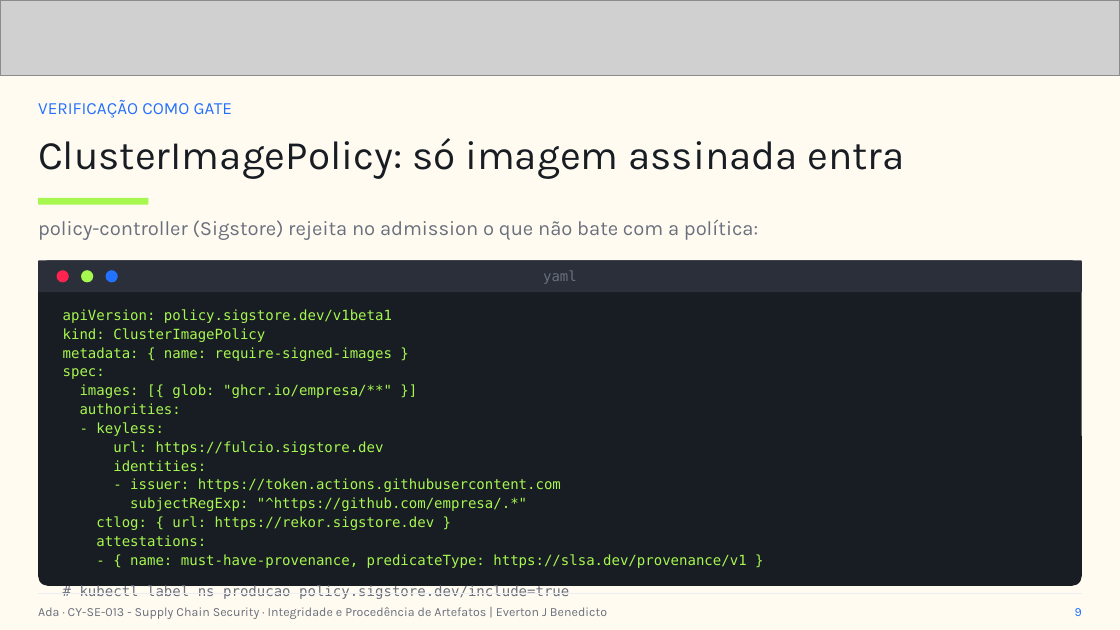
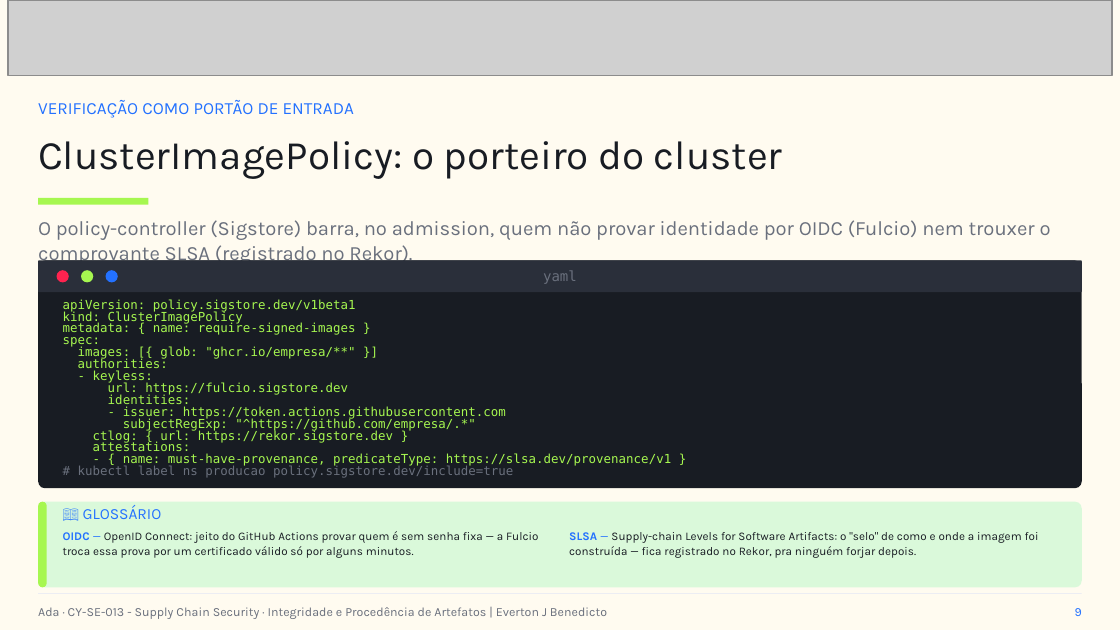
Before and after one commit to everton-dev/AdaTech.Aulas, a slide deck: slide 13 of CY-SE-013 - Supply Chain Security/slides/Aula_07_Integridade_e_Procedencia_de_Artefatos.pptx (slide 9 before the commit). Drawn at 1120x630 pixels with LibreOffice and Linux fonts; fonts in the diff are those of the drawing; grey boxes stand for pictures. Boxes give left, top, right and bottom in pixels: in the first picture for what was removed or moved away, otherwise in the second. Text is boxed around its words. In the diff, an @@ line names an element or a change of style, - is before the commit and + after.

```diff
--- a/CY-SE-013 - Supply Chain Security/slides/Aula_07_Integridade_e_Procedencia_de_Artefatos.pptx
+++ b/CY-SE-013 - Supply Chain Security/slides/Aula_07_Integridade_e_Procedencia_de_Artefatos.pptx
@@ picture: place and size @@
-picture at (0, 0, 1120, 75)
+picture at (8, 0, 1112, 75)
@@ text at (38, 100, 354, 118): text changed @@
-VERIFICAÇÃO COMO GATE
+VERIFICAÇÃO COMO PORTÃO DE ENTRADA
@@ text at (38, 141, 783, 179): text changed @@
-ClusterImagePolicy: só imagem assinada entra
+ClusterImagePolicy: o porteiro do cluster
@@ text at (38, 220, 1051, 266): text changed @@
-policy-controller (Sigstore) rejeita no admission o que não bate com a política:
+O policy-controller (Sigstore) barra, no admission, quem não provar identidade por OIDC (Fulcio) nem trouxer o comprovante SLSA (registrado no Rekor).
@@ rounded rectangle: place and size @@
-rounded rectangle at (38, 261, 1082, 587)
+rounded rectangle at (38, 261, 1082, 488)
@@ text "apiVersion: policy.sigstore.dev/v1beta1" at (63, 299, 671, 478): size 9 to 8 pt; line spacing 1.12 to 0.8 @@
@@ rounded rectangle added at (38, 502, 1082, 588), fill #DAF9DA @@
@@ rounded rectangle added at (38, 502, 47, 588), fill #A6F750 @@
@@ text added at (83, 505, 162, 519), 10 pt, text #2371FF @@
+📖 GLOSSÁRIO
@@ text added at (63, 531, 538, 558), 7.5 pt, text #181C23 @@
+OIDC — OpenID Connect: jeito do GitHub Actions provar quem é sem senha fixa — a Fulcio troca essa prova por um certificado válido só por alguns minutos.
@@ text added at (569, 532, 1039, 558), 7.5 pt, text #181C23 @@
+SLSA — Supply-chain Levels for Software Artifacts: o "selo" de como e onde a imagem foi construída — fica registrado no Rekor, pra ninguém forjar depois.
```
Also in this commit, not shown: 12 other slides changed, 6 slides added, 9 other files.
